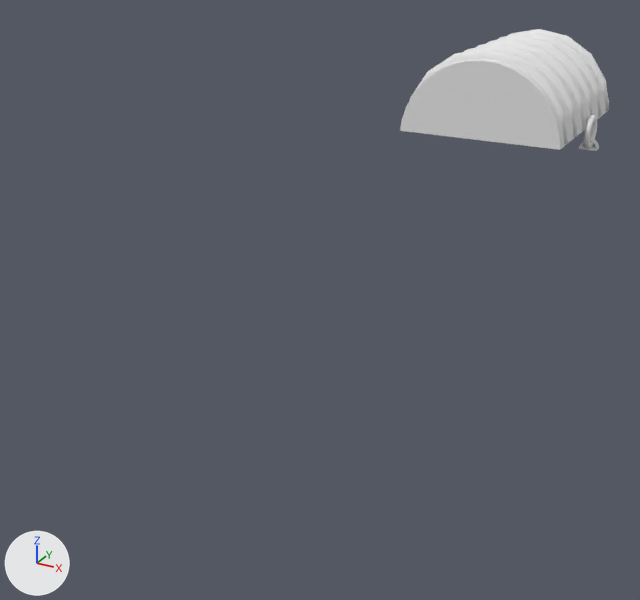
The Blender file Practicas/P2/BLENDER/APLICADAS/cofrebueno.blend as it was, and as the next commit left it.
Camera for both pictures: a camera (50 mm lens) standing at (4.07, -6.52, 3.99) and looking at (-0.84, 2.41, -0.47). Every picture has the same lights, and +X, +Y and +Z are marked at lower left. The older version comes first.

Objects in the first picture: 'Tapadera'.
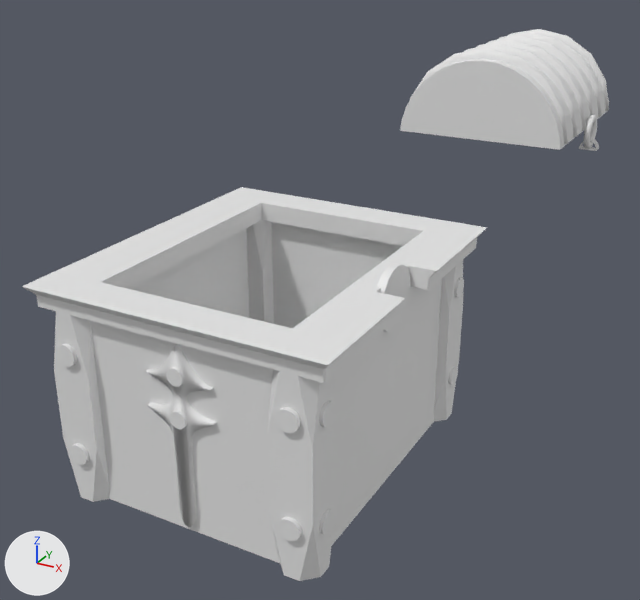
What changed in the scene script:
```text
Change ob_caja:
    remove ob_caja.hide_set(True)
```

Changed parts and their boxes (x1, y1, x2, y2) in the pictures (640 x 600 px):
'Caja', shown
    after: (22, 187, 486, 581)
